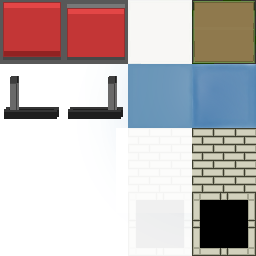
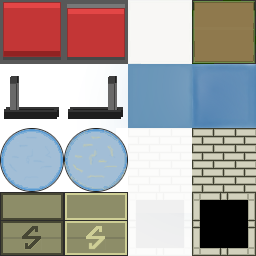
The second 256x256 image is a revision of the first. Changes to its layers:
added group "electric-shield" with 2 layers above "water-spill" over <box>0,192,128,256</box>
added layer "no-current" in group "electric-shield" over <box>0,192,64,256</box>
added layer "current" in group "electric-shield" over <box>64,192,128,256</box>
added group "water-spill" with 2 layers above "gates" over <box>0,128,128,192</box>
added layer "spark" in group "water-spill" over <box>64,128,128,192</box>
added layer "no-spark" in group "water-spill" over <box>0,128,64,192</box>
